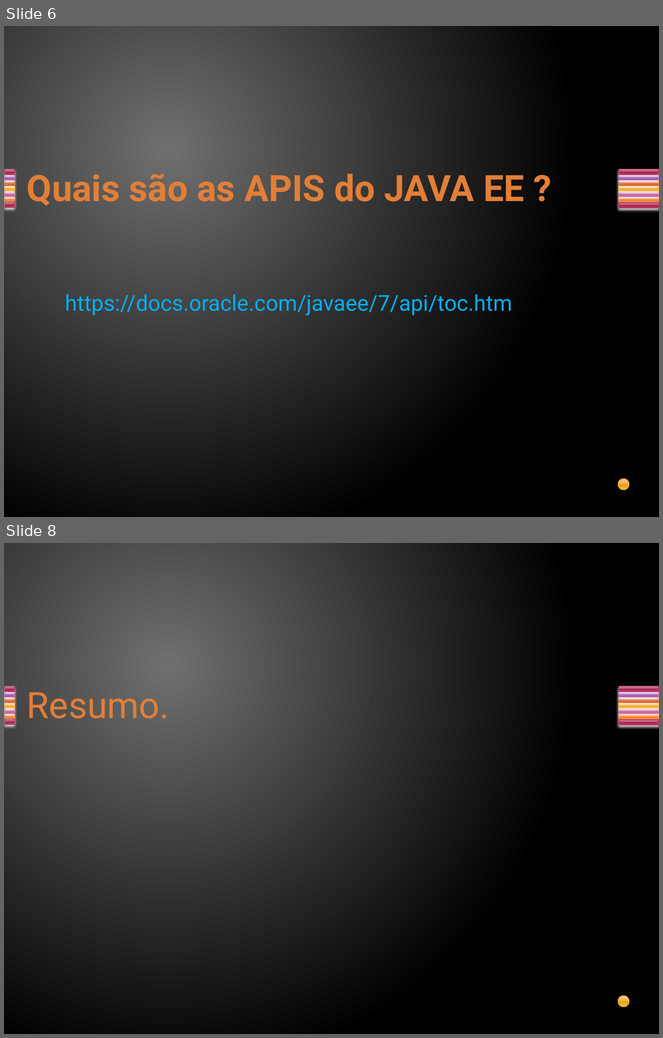
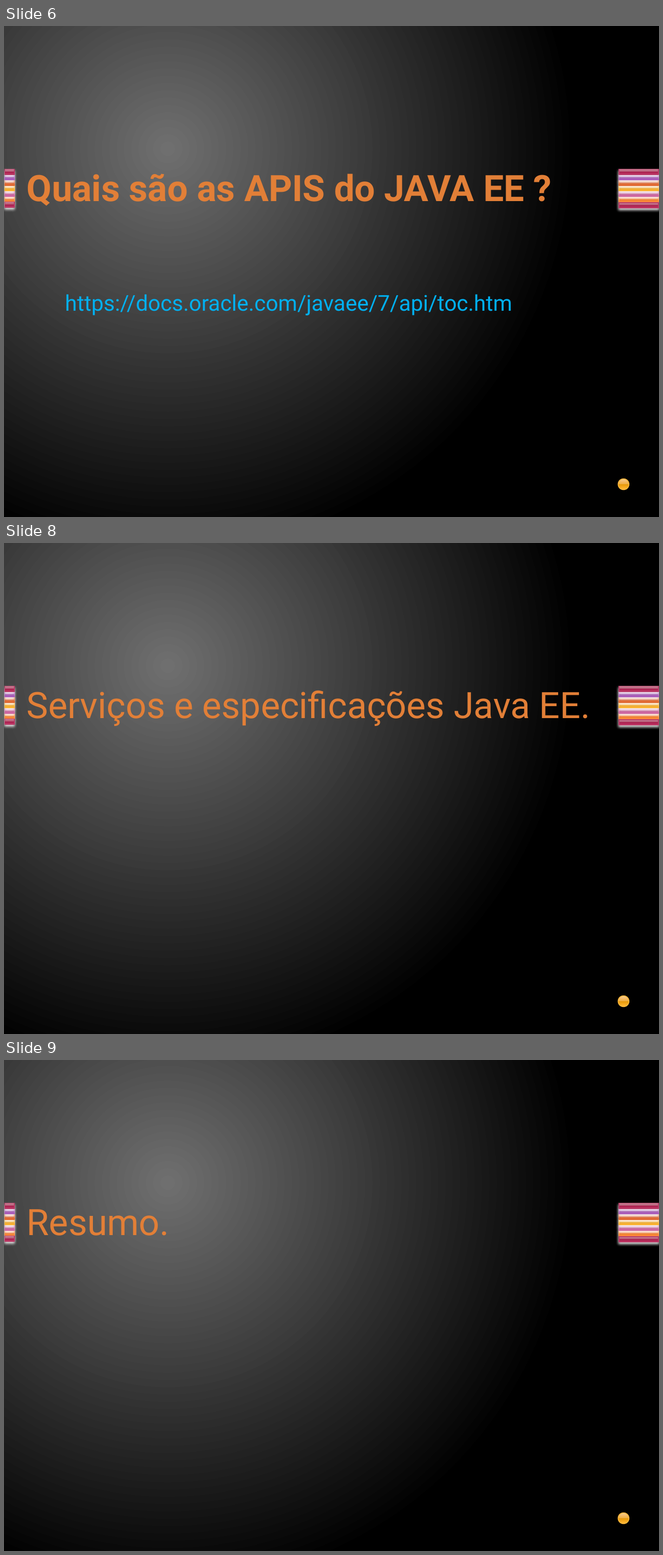
Before and after one commit to davirj9/javaAvancado, a slide deck: AulasAvancado/src/main/resources/br/com/Aula1/JavaEE.pptx. Shown one above the other, each under a label of ours: slides 6 and 8 before the commit, slides 6, 8 and 9 after it; the slides between them are not shown. The pictures are 663x1038 and 663x1555 pixels, drawn with LibreOffice and Linux fonts; fonts in the diff are those of the drawing. Boxes give left, top, right and bottom in pixels: in the first picture for what was removed or moved away, otherwise in the second. Text is boxed around its words. In the diff, an @@ line names an element or a change of style, - is before the commit and + after.

```diff
--- a/AulasAvancado/src/main/resources/br/com/Aula1/JavaEE.pptx
+++ b/AulasAvancado/src/main/resources/br/com/Aula1/JavaEE.pptx
@@ slide 8 added at (4,543,659,1034), background gradient #707070 to #000000; not listed: 15 template elements that a slide beside it also shows @@
@@ title added at (27,685,591,727), 40 pt, text gradient #E38037 to #FA8D3D @@
+Serviços e especificações Java EE.
@@ what was slide 8 is now slide 9 @@
```
Also in this commit, not shown: 1 slide changed, 1 other file.
